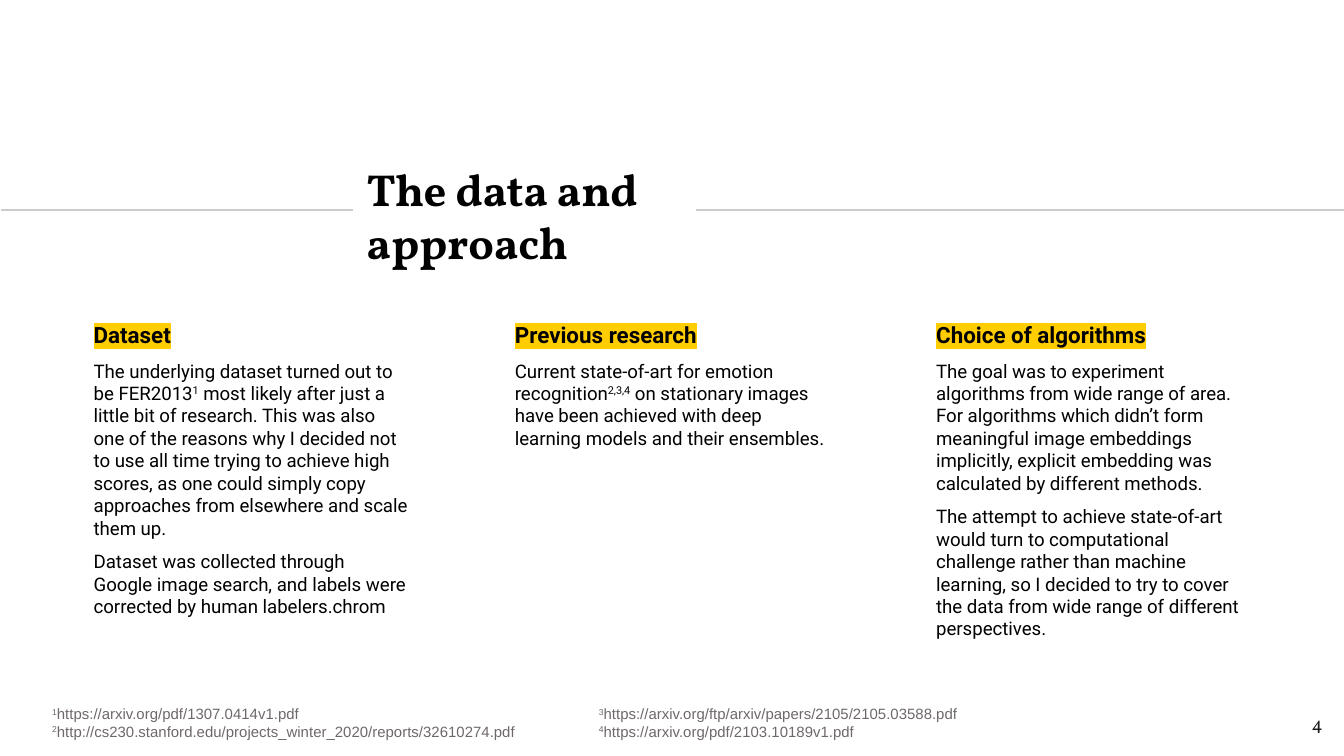
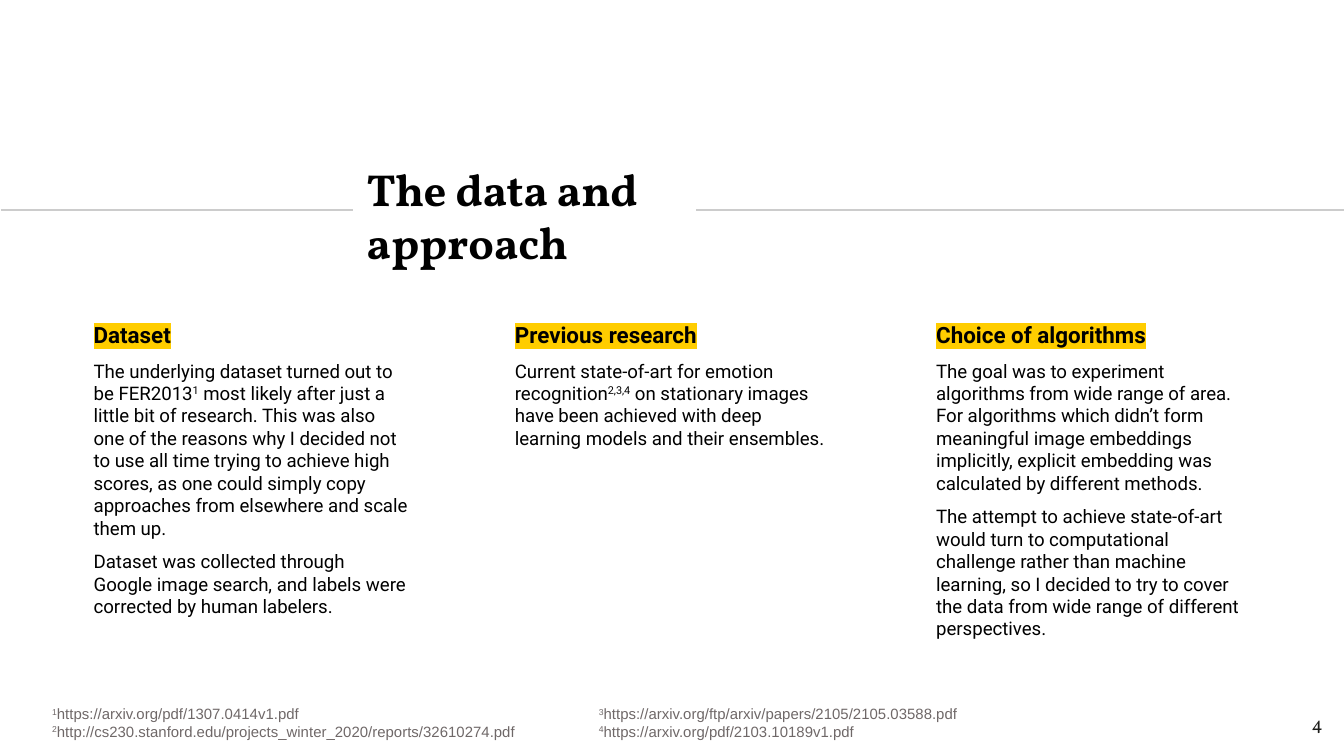
Before and after one commit to TeemuSo/Loop-Q-prize, a slide deck: slide 4 of reports/Sormunen, Teemu_Overview.pptx. Drawn at 1344x756 pixels with LibreOffice and Linux fonts; fonts in the diff are those of the drawing. Boxes give left, top, right and bottom in pixels: in the first picture for what was removed or moved away, otherwise in the second. Text is boxed around its words. In the diff, an @@ line names an element or a change of style, - is before the commit and + after.

```diff
--- a/reports/Sormunen, Teemu_Overview.pptx
+++ b/reports/Sormunen, Teemu_Overview.pptx
@@ text at (94,554,406,617): text changed @@
-Dataset was collected through Google image search, and labels were corrected by human labelers.chrom
+Dataset was collected through Google image search, and labels were corrected by human labelers.
```
Also in this commit, not shown: 16 other slides changed, 1 slide added.
